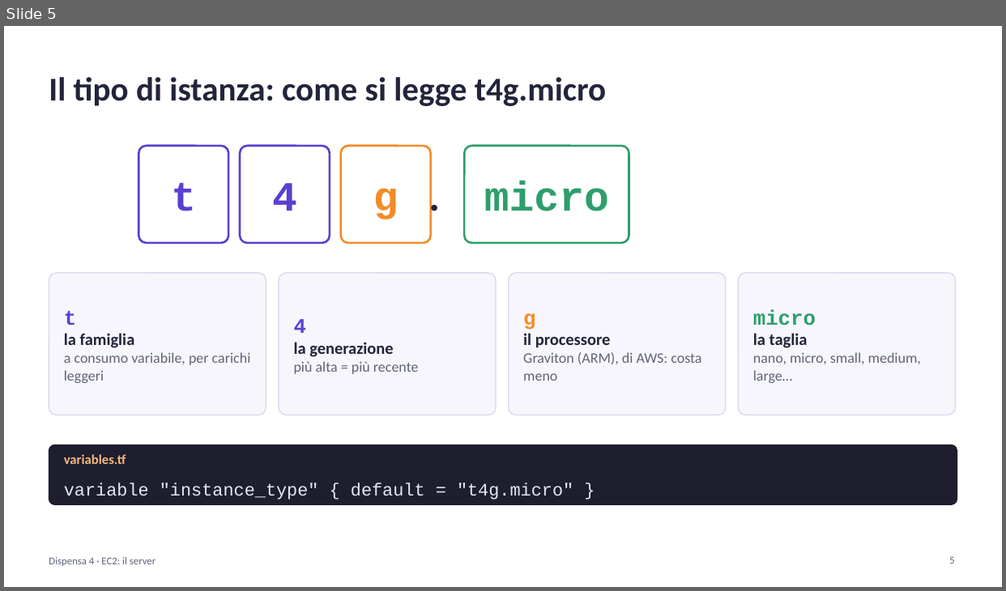
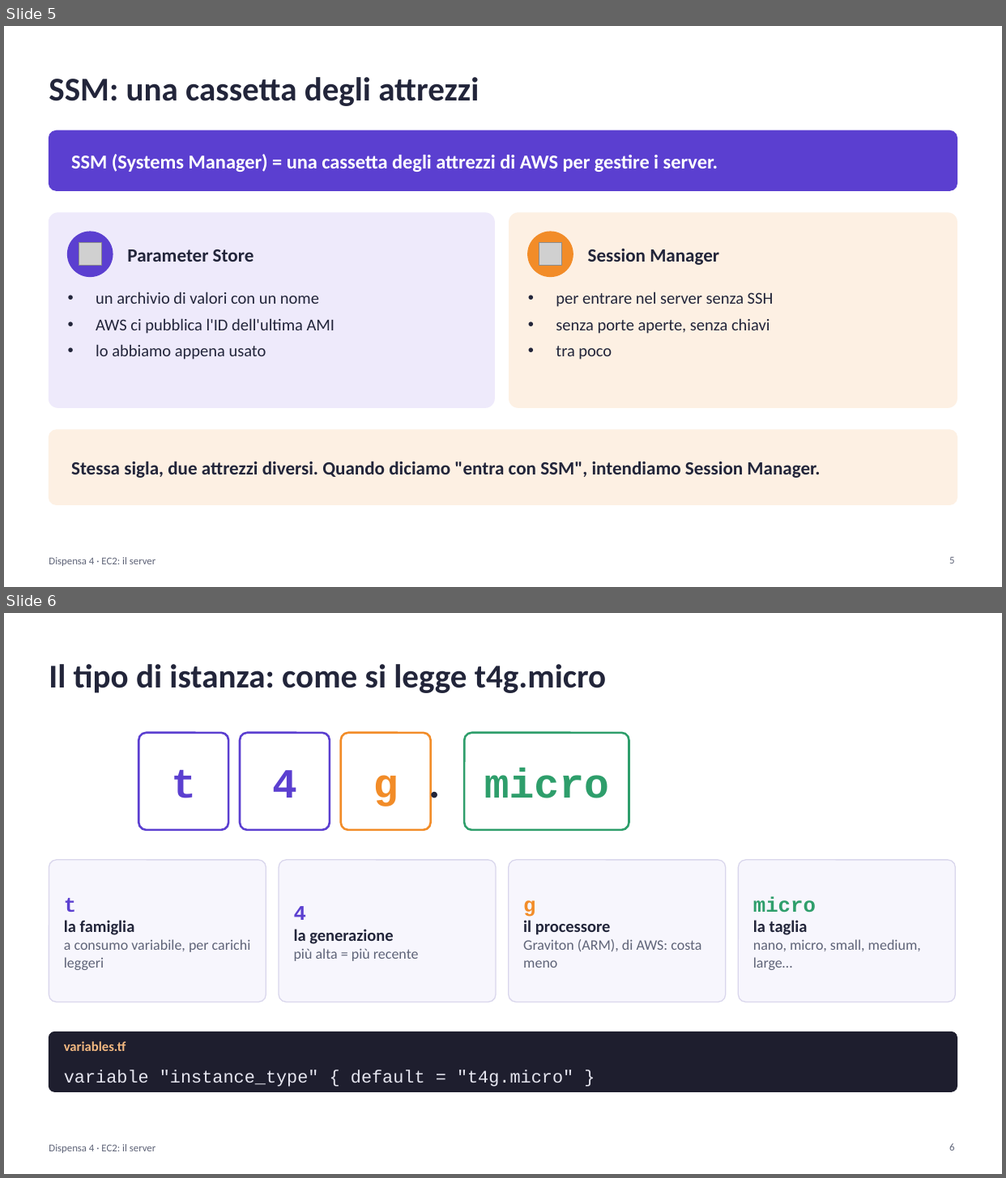
Before and after one commit to cereZ23/aws, a slide deck: slide/slide-4-ec2.pptx. Shown one above the other, each under a label of ours: slide 5 before the commit, slides 5 and 6 after it. The pictures are 1006x591 and 1006x1178 pixels, drawn with LibreOffice and Linux fonts; fonts in the diff are those of the drawing; grey boxes stand for pictures. Boxes give left, top, right and bottom in pixels: in the first picture for what was removed or moved away, otherwise in the second. Text is boxed around its words. In the diff, an @@ line names an element or a change of style, - is before the commit and + after.

```diff
--- a/slide/slide-4-ec2.pptx
+++ b/slide/slide-4-ec2.pptx
@@ slide 5 added at bbox=[4, 26, 1002, 587], background #FFFFFF @@
@@ text added at bbox=[49, 77, 479, 106], 32 pt, text #22253A, bold @@
+SSM: una cassetta degli attrezzi
@@ rounded rectangle added at bbox=[49, 130, 957, 190], fill #5B3FD0, outline #5B3FD0 1 pt @@
@@ text added at bbox=[71, 154, 718, 172], 19 pt, text #FFFFFF, bold @@
+SSM (Systems Manager) = una cassetta degli attrezzi di AWS per gestire i server.
@@ rounded rectangle added at bbox=[49, 213, 494, 408], fill #EEEAFB, outline #EEEAFB 1 pt @@
@@ rounded rectangle added at bbox=[509, 213, 957, 408], fill #FDF0E3, outline #FDF0E3 1 pt @@
@@ ellipse added at bbox=[68, 232, 113, 277], fill #5B3FD0, outline #5B3FD0 1 pt @@
@@ picture added at bbox=[79, 243, 101, 266] @@
@@ ellipse added at bbox=[528, 232, 573, 277], fill #F28C28, outline #F28C28 1 pt @@
@@ picture added at bbox=[539, 243, 562, 266] @@
@@ text added at bbox=[127, 250, 254, 262], 18 pt, text #22253A, bold @@
+Parameter Store
@@ text added at bbox=[588, 249, 719, 265], 18 pt, text #22253A, bold @@
+Session Manager
@@ text added at bbox=[96, 292, 334, 360], 16 pt, text #22253A @@
+• un archivio di valori con un nome
+• AWS ci pubblica l'ID dell'ultima AMI
+• lo abbiamo appena usato
@@ text added at bbox=[556, 292, 774, 360], 16 pt, text #22253A @@
+• per entrare nel server senza SSH
+• senza porte aperte, senza chiavi
+• tra poco
@@ rounded rectangle added at bbox=[49, 430, 957, 506], fill #FDF0E3, outline #FDF0E3 1 pt @@
@@ text added at bbox=[71, 461, 820, 478], 18 pt, text #22253A, bold @@
+Stessa sigla, due attrezzi diversi. Quando diciamo "entra con SSM", intendiamo Session Manager.
@@ text added at bbox=[49, 557, 155, 566], 10 pt, text #5F6478 @@
+Dispensa 4 · EC2: il server
@@ page number added at bbox=[949, 557, 954, 564], 10 pt, text #5F6478 @@
+5
@@ what was slide 5 is now slide 6 @@
@@ page number at bbox=[949, 1144, 954, 1151]: text changed @@
-5
+6
```
Also in this commit, not shown: 1 other slide added, 1 other file.
